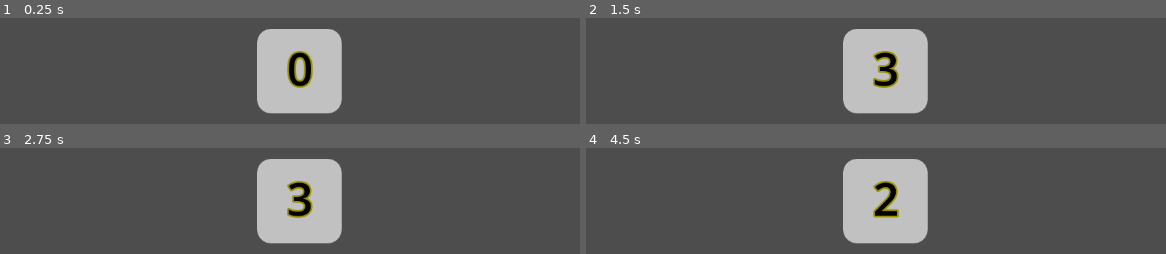
Above: before the commit, frames 1-4 (two rows, left to right).
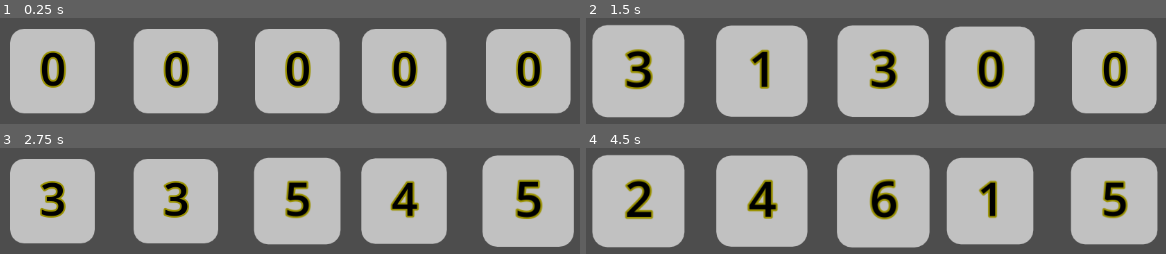
Above: after the commit, the same moments.

Repository: Tetramollaxx/node-based-cms
Game: Godot game, scene res://Game/CMS/Demo/DemoMain.tscn
Two runs of this game, one before a commit and one after it. Both use one fixed random seed, a clock stepped at 60 frames per second and the inputs below.
Inputs:
- Up to frame 1 (0.25 s): no input
- Up to frame 2 (1.5 s): tap Enter (ui_accept) at 0.5, 0.6, 0.77, 1.07, 1.35 s
- Up to frame 3 (2.75 s): tap Enter (ui_accept) at 1.52, 1.82, 2.1 s
- Up to frame 4 (4.5 s): tap Enter (ui_accept) at 2.85, 3.02, 3.32, 3.6, 3.77, 4.07, 4.35 s

The runs differ from the first frame. In frame 1, 48% of the frame differs, in the area x 1-99%, y 10-91%; in frame 2, 55%; in frame 3, 50%; in frame 4, 55%, in the area x 1-99%, y 6-95%.

Commit message:
Add call_async to InteractorLite

Diff:
--- a/Game/CMS/Demo/DemoEntities/default_dice_entity.tscn
+++ b/Game/CMS/Demo/DemoEntities/default_dice_entity.tscn
@@ -3,10 +3,10 @@
 [ext_resource type="Script" uid="uid://chj1iuuawc7ab" path="res://Game/CMS/Entity.gd" id="1_62day"]
 [ext_resource type="Script" uid="uid://b87aet2qtiytf" path="res://Game/CMS/Demo/DemoTags/TagRollValueOnPlay.gd" id="2_084bs"]
 
-[node name="DefaultDiceEntity" type="Node"]
+[node name="DefaultDiceEntity" type="Node" unique_id=1197281776]
 script = ExtResource("1_62day")
 metadata/_custom_type_script = "uid://chj1iuuawc7ab"
 
-[node name="TagRollValueOnPlay" type="Node" parent="."]
+[node name="TagRollValueOnPlay" type="Node" parent="." unique_id=2019279178]
 script = ExtResource("2_084bs")
 metadata/_custom_type_script = "uid://b87aet2qtiytf"
--- a/Game/CMS/Demo/DemoMain.tscn
+++ b/Game/CMS/Demo/DemoMain.tscn
@@ -3,9 +3,25 @@
 [ext_resource type="PackedScene" uid="uid://dhnutxl1ht58h" path="res://Game/CMS/Demo/dice.tscn" id="1_3120m"]
 [ext_resource type="Script" uid="uid://b4i6ot8s2k3st" path="res://Game/CMS/Demo/demo_main.gd" id="1_jf3qi"]
 
-[node name="DemoMain" type="Node2D"]
+[node name="DemoMain" type="Node2D" unique_id=729329938]
 script = ExtResource("1_jf3qi")
 
-[node name="Dice" parent="." instance=ExtResource("1_3120m")]
+[node name="Dice" parent="." unique_id=1029921813 instance=ExtResource("1_3120m")]
 unique_name_in_owner = true
-position = Vector2(535, 308)
+position = Vector2(179, 308)
+
+[node name="Dice2" parent="." unique_id=1081329687 instance=ExtResource("1_3120m")]
+unique_name_in_owner = true
+position = Vector2(357, 308)
+
+[node name="Dice3" parent="." unique_id=313283848 instance=ExtResource("1_3120m")]
+unique_name_in_owner = true
+position = Vector2(532, 308)
+
+[node name="Dice4" parent="." unique_id=72816113 instance=ExtResource("1_3120m")]
+unique_name_in_owner = true
+position = Vector2(686, 308)
+
+[node name="Dice5" parent="." unique_id=1898555672 instance=ExtResource("1_3120m")]
+unique_name_in_owner = true
+position = Vector2(865, 308)
--- a/Game/CMS/Demo/DemoTags/TagRollValueOnPlay.gd
+++ b/Game/CMS/Demo/DemoTags/TagRollValueOnPlay.gd
@@ -6,7 +6,7 @@
 @export var RolledValue : int = -1
 
 
-func OnPlayedDice(dice : Dice):
-	if dice == node:
-		RolledValue = PossibleValues.pick_random()
-		dice.value_label.text = str(RolledValue)
+func OnPlayedDice():
+	RolledValue = PossibleValues.pick_random()
+	await node.VFXJump()
+	node.value_label.text = str(RolledValue)
--- a/Game/CMS/Demo/demo_main.gd
+++ b/Game/CMS/Demo/demo_main.gd
@@ -2,5 +2,5 @@
 
 
 func _process(_delta):
-    if Input.is_action_just_pressed("ui_accept"):
-        Interactor.call_implementers("OnPlayedDice", %Dice)
+	if Input.is_action_just_pressed("ui_accept"):
+		await Interactor.call_async("OnPlayedDice")
--- a/Game/CMS/Demo/dice.gd
+++ b/Game/CMS/Demo/dice.gd
@@ -6,4 +6,17 @@
 @onready var value_label: Label = $ValueLabel
 
 func _enter_tree() -> void:
-    CMS.create_entity(self, entity)
+	CMS.create_entity(self, entity)
+
+
+func VFXJump():
+	var t : Tween = get_tree().create_tween()
+
+	t.tween_property(self, "scale", 1.1 * Vector2.ONE, 0.15)
+
+	await t.finished
+
+	t = get_tree().create_tween()
+	t.tween_property(self, "scale", Vector2.ONE, 0.15)
+
+	await t.finished
--- a/Game/CMS/Demo/dice.tscn
+++ b/Game/CMS/Demo/dice.tscn
@@ -15,18 +15,18 @@
 corner_radius_bottom_left = 20
 corner_detail = 5
 
-[node name="Dice" type="Node2D"]
+[node name="Dice" type="Node2D" unique_id=1081329687]
 script = ExtResource("1_wsama")
 entity = ExtResource("2_nnkkx")
 
-[node name="DiceBG" type="Panel" parent="."]
+[node name="DiceBG" type="Panel" parent="." unique_id=512162170]
 offset_left = -62.0
 offset_top = -60.0
 offset_right = 60.0
 offset_bottom = 62.0
 theme_override_styles/panel = SubResource("StyleBoxFlat_8l8s8")
 
-[node name="ValueLabel" type="Label" parent="."]
+[node name="ValueLabel" type="Label" parent="." unique_id=733913916]
 offset_left = -19.0
 offset_top = -49.0
 offset_right = 21.0
--- a/Game/CMS/InteractionManagerLite.gd
+++ b/Game/CMS/InteractionManagerLite.gd
@@ -15,6 +15,10 @@
 ## For example: Interactions.call_implementers("OnBattleStart", turn_number)
 ##
 ## Would automatically invoke OnBattleStart(turn_number) on all nodes that have it and have group "Interaction"
-func call_implementers(method_name: String, ...args: Array[Variant]):
+func call_all(method_name: String, ...args: Array[Variant]):
 	for i in get_implementers(method_name):
 		i.callv(method_name, args)
+
+func call_async(method_name: String, ...args: Array[Variant]):
+	for i in get_implementers(method_name):
+		await i.callv(method_name, args)
--- a/project.godot
+++ b/project.godot
@@ -12,7 +12,7 @@
 
 config/name="NodeBasedCMS"
 run/main_scene="uid://cpv7rjuw2qvu3"
-config/features=PackedStringArray("4.5", "GL Compatibility")
+config/features=PackedStringArray("4.6", "GL Compatibility")
 config/icon="res://icon.svg"
 
 [autoload]
